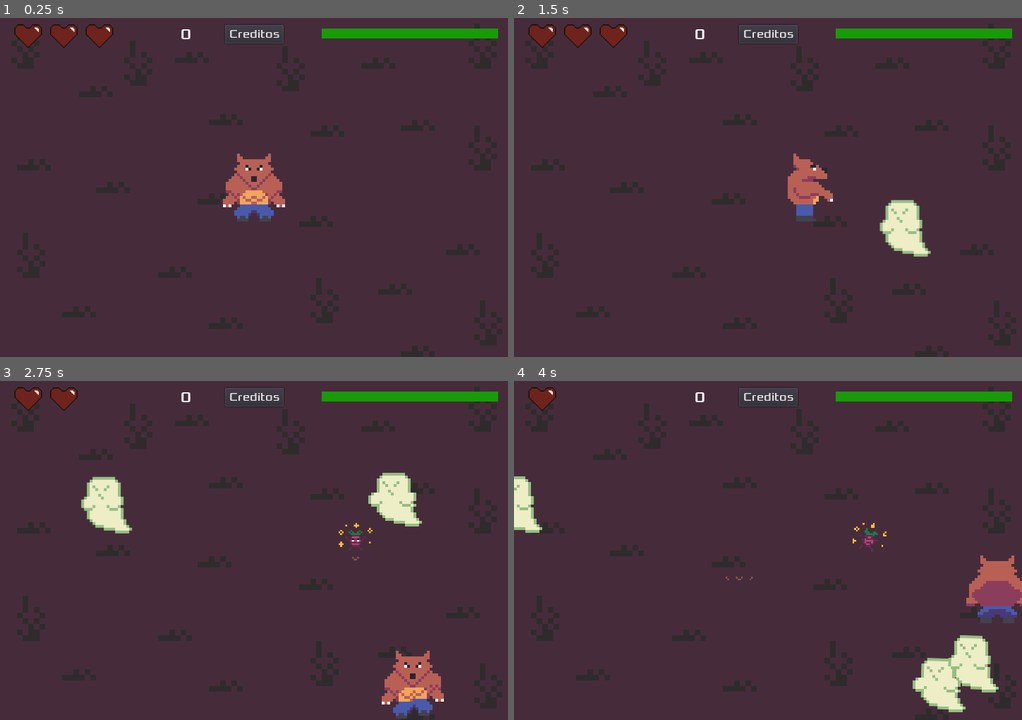
Above: before the commit, frames 1-4 (two rows, left to right).
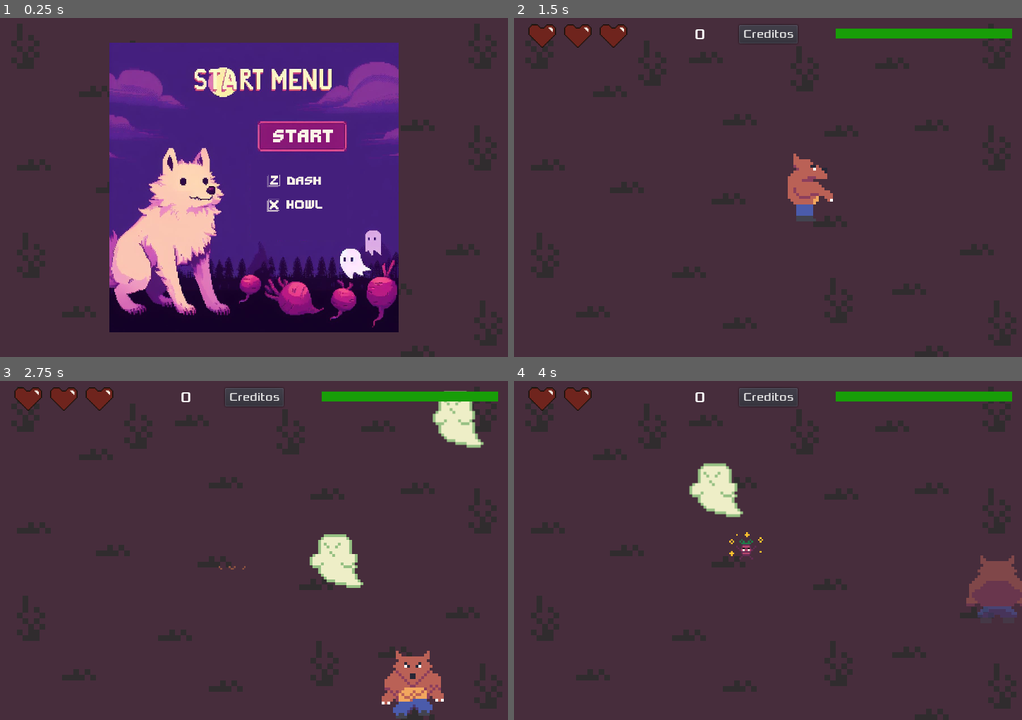
Above: after the commit, the same moments.

Repository: DiegoCali/Were-Wolf-Radish-Adventure
Game: Godot game, scene res://Game.tscn
Same seed, same stepped clock (60 frames per second), same inputs: the game is played once before the commit and once after it. Before the commit the project starts from res://Demo_Game.tscn. The engine's default icon, where the game draws it, is replaced by a stand-in: a white triangle on a blue panel in a dark square.
Inputs (mouse positions are in pixels of both pictures, inside the frame that each line leads up to):
- Up to frame 1 (0.25 s): no input
- Up to frame 2 (1.5 s): click (818, 136) at 0.52 s; hold Right (ui_right) from 1.28 s (still down)
- Up to frame 3 (2.75 s): release Right (ui_right) at 2.03 s; hold Down (ui_down) from 2.03 s (still down)
- Up to frame 4 (4 s): release Down (ui_down) at 2.78 s; hold Right (ui_right) 2.78-3.53 s; hold Up (ui_up) from 3.53 s (still down)

The runs differ from the first frame. In frame 1, 51% of the frame differs, in the area x 2-99%, y 1-93%; in frame 2, 1.2%; in frame 3, 4.7%; in frame 4, 6.0%.

Commit message:
Last commit

Diff:
--- a/Demo_Game.gd
+++ b/Demo_Game.gd
@@ -1,6 +1,8 @@
 extends Node
 export(PackedScene) var Enemy
 export(PackedScene) var Beet
+
+signal end
 
 var actual_enemies = 0
 var actual_beets = 0
@@ -15,7 +17,7 @@
 	$"Beet timer".start()
 	randomize()
 
-func _process(delta):
+func _process(_delta):
 	if $HUD/PowerCooldown.value == 100:
 		howl = true
 	else:
@@ -44,6 +46,7 @@
 		player_visible = false
 		restart_mobs()
 		$HUD.restart_hud()
+		emit_signal("end")
 
 func _on_Enemy_timer_timeout():
 	if actual_enemies < 20:
--- /dev/null
+++ b/Game.gd
@@ -0,0 +1,33 @@
+extends Node
+export(PackedScene) var game
+
+# Declare member variables here. Examples:
+# var a = 2
+# var b = "text"
+
+
+# Called when the node enters the scene tree for the first time.
+func _ready():
+	pass # Replace with function body.
+
+
+# Called every frame. 'delta' is the elapsed time since the previous frame.
+#func _process(delta):
+#	pass
+
+
+func _on_Button_pressed():
+	var new_game = game.instance()
+	new_game.connect("end", self, "show_end")
+	$New_game.add_child(new_game)
+	$Menu.hide()
+
+func show_end():
+	$"Game Over".visible = true
+	$New_game.get_child(0).queue_free()
+
+func _on_Restart_pressed():
+	var new_game = game.instance()
+	new_game.connect("end", self, "show_end")
+	$New_game.add_child(new_game)
+	$"Game Over".hide()
--- /dev/null
+++ b/Game.tscn
@@ -0,0 +1,75 @@
+[gd_scene load_steps=8 format=2]
+
+[ext_resource path="res://Game.gd" type="Script" id=1]
+[ext_resource path="res://Assets/Other/Background_WW.png" type="Texture" id=2]
+[ext_resource path="res://Assets/Other/Menu.png" type="Texture" id=3]
+[ext_resource path="res://Demo_Game.tscn" type="PackedScene" id=4]
+[ext_resource path="res://Assets/Font/Xolonium-Bold.otf" type="DynamicFontData" id=5]
+[ext_resource path="res://Assets/Other/Game Over.jpeg" type="Texture" id=6]
+
+[sub_resource type="DynamicFont" id=1]
+font_data = ExtResource( 5 )
+
+[node name="Game" type="Node"]
+script = ExtResource( 1 )
+game = ExtResource( 4 )
+
+[node name="New_game" type="Node" parent="."]
+
+[node name="Menu" type="Control" parent="."]
+margin_right = 720.0
+margin_bottom = 480.0
+__meta__ = {
+"_edit_group_": true
+}
+
+[node name="YSort" type="YSort" parent="Menu"]
+
+[node name="Menu sprite" type="TextureRect" parent="Menu/YSort"]
+anchor_left = 0.5
+anchor_top = 0.5
+anchor_right = 0.5
+anchor_bottom = 0.5
+margin_left = 155.0
+margin_top = 35.0
+margin_right = 1179.0
+margin_bottom = 1059.0
+rect_scale = Vector2( 0.4, 0.4 )
+texture = ExtResource( 3 )
+
+[node name="Background" type="TextureRect" parent="Menu/YSort"]
+margin_right = 720.0
+margin_bottom = 480.0
+texture = ExtResource( 2 )
+
+[node name="Button" type="Button" parent="Menu/YSort"]
+show_behind_parent = true
+margin_left = 369.0
+margin_top = 149.0
+margin_right = 489.0
+margin_bottom = 186.0
+
+[node name="Game Over" type="Control" parent="."]
+visible = false
+margin_right = 40.0
+margin_bottom = 40.0
+__meta__ = {
+"_edit_group_": true
+}
+
+[node name="TextureRect" type="TextureRect" parent="Game Over"]
+margin_right = 40.0
+margin_bottom = 40.0
+rect_scale = Vector2( 0.71, 0.47 )
+texture = ExtResource( 6 )
+
+[node name="Restart" type="Button" parent="Game Over"]
+margin_left = 325.0
+margin_top = 350.0
+margin_right = 402.0
+margin_bottom = 376.0
+custom_fonts/font = SubResource( 1 )
+text = "Restart"
+
+[connection signal="pressed" from="Menu/YSort/Button" to="." method="_on_Button_pressed"]
+[connection signal="pressed" from="Game Over/Restart" to="." method="_on_Restart_pressed"]
--- a/Player.gd
+++ b/Player.gd
@@ -3,6 +3,7 @@
 signal howl
 export (int) var speed = 300
 var screen_size
+var can_be_hit = true
 
 func _ready():
 	screen_size = get_viewport_rect().size
@@ -41,7 +42,16 @@
 	$CollisionShape2D.disabled = false
 
 func _on_Player_body_entered(_body):
-	emit_signal("hit")
+	if can_be_hit:
+		emit_signal("hit")
+		can_be_hit = false
+		for i in 10:
+			self.modulate.a = 0.5
+			yield(get_tree().create_timer(0.1), "timeout")
+			self.modulate.a = 1.0
+			yield(get_tree().create_timer(0.1), "timeout")
+		can_be_hit = true
+
 
 func _input(event):
 	if event.as_text()=="Z":
--- a/Player.tscn
+++ b/Player.tscn
@@ -102,7 +102,4 @@
 position = Vector2( 0, 36 )
 shape = SubResource( 14 )
 
-[node name="Timer" type="Timer" parent="."]
-wait_time = 0.1
-
 [connection signal="body_entered" from="." to="." method="_on_Player_body_entered"]
--- a/project.godot
+++ b/project.godot
@@ -11,7 +11,7 @@
 [application]
 
 config/name="Were Wolf Radish Adventure"
-run/main_scene="res://Demo_Game.tscn"
+run/main_scene="res://Game.tscn"
 config/icon="res://Assets/Other/Icon_WW.png"
 
 [display]
@@ -29,4 +29,5 @@
 
 [rendering]
 
+quality/driver/driver_name="GLES2"
 environment/default_environment="res://default_env.tres"
Binary file added: Assets/Other/Game Over.jpeg
Not shown, added: Assets/Other/Game Over.jpeg.import
Binary file added: Assets/Other/Menu.png
Not shown, added: Assets/Other/Menu.png.import
